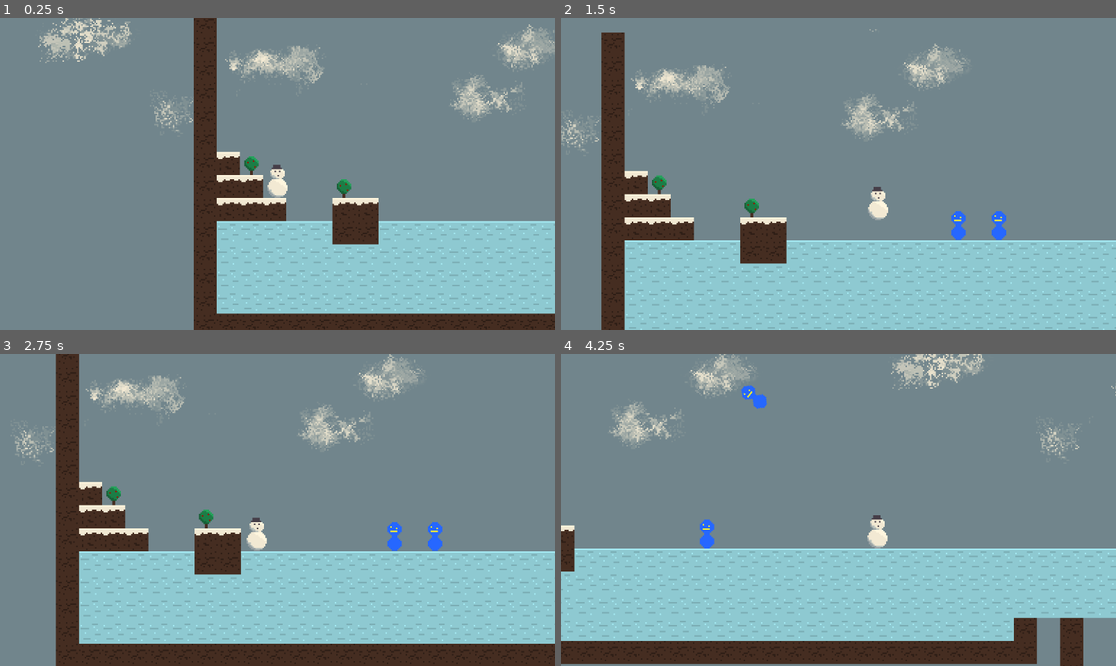
Above: before the commit, frames 1-4 (two rows, left to right).
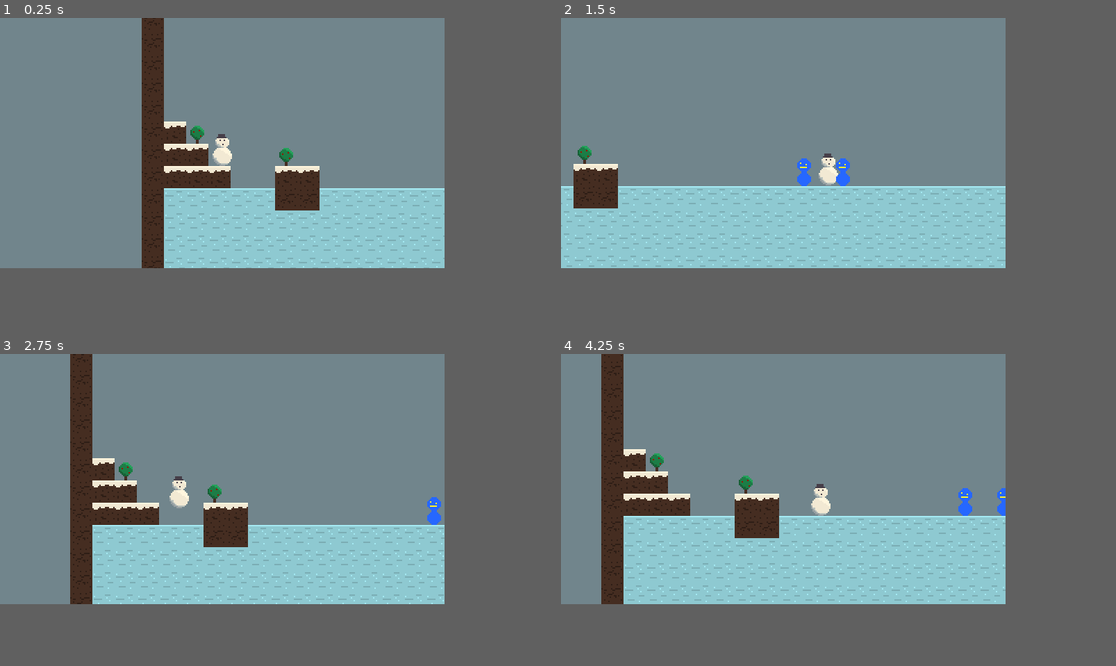
Above: after the commit, the same moments.

Repository: streebree/slickmode
Game: Godot game, scene res://scenes/areas/area.tscn
Two runs of this game, one before a commit and one after it. Both use one fixed random seed, a clock stepped at 60 frames per second and the inputs below.
Inputs (mouse positions are in pixels of both pictures, inside the frame that each line leads up to):
- Up to frame 1 (0.25 s): no input
- Up to frame 2 (1.5 s): tap Enter (ui_accept) at 0.5, 0.77, 0.8, 1.07, 1.35 s; move the mouse to (960, 158) at 0.52 s; hold Right (ui_right) from 0.53 s (still down); tap Shift (run) at 0.6 s; click (960, 158) at 0.67 s; move the mouse to (727, 189) at 1.27 s
- Up to frame 3 (2.75 s): tap Enter (ui_accept) at 1.52, 1.82, 2.3 s; tap Shift (run) at 1.55, 2.1 s; move the mouse to (333, 441) at 2.02 s; release Right (ui_right) at 2.03 s; hold Left (ui_left) from 2.03 s (still down)
- Up to frame 4 (4.25 s): move the mouse to (810, 572) at 2.77 s; release Left (ui_left) at 2.78 s; hold Right (ui_right) from 2.78 s (still down); tap F at 2.85 s; click (810, 572) at 2.92 s; tap Enter (ui_accept) at 3.02, 3.32, 3.77, 3.8, 4.07 s; tap Shift (run) at 3.05, 3.6 s; move the mouse to (1005, 556) at 3.52 s
In our replay, the window is 799x449 before the commit and 640x360 after it. These sizes can differ from the game's own. Grey fills any space a smaller window leaves; there, only what the larger window draws over its background counts as a difference.

The runs differ from the first frame. In frame 1, 35% of the frame differs, in the area x 6-100%, y 0-100%; in frame 2, 40%; in frame 3, 37%; in frame 4, 41%, in the area x 0-100%, y 0-100%.

Commit message:
Improve dashing

Diff:
--- a/slick-game/project.godot
+++ b/slick-game/project.godot
@@ -13,7 +13,14 @@
 config/name="SlickGame"
 run/main_scene="uid://cwwet1fh8wq47"
 config/features=PackedStringArray("4.6", "GL Compatibility")
+boot_splash/stretch_mode=4
 config/icon="res://icon.svg"
+
+[display]
+
+window/size/viewport_width=640
+window/size/viewport_height=360
+window/stretch/mode="canvas_items"
 
 [editor_plugins]
 
--- a/slick-game/scenes/areas/area.tscn
+++ b/slick-game/scenes/areas/area.tscn
@@ -51,7 +51,6 @@
 scroll_offset = Vector2(-449, -101)
 repeat_size = Vector2(480, 0)
 repeat_times = 3
-follow_viewport = false
 
 [node name="Sprite2D" type="Sprite2D" parent="Parallax2D" unique_id=21092772]
 z_index = -1
@@ -63,7 +62,6 @@
 scroll_offset = Vector2(-449, -101)
 repeat_size = Vector2(480, 0)
 repeat_times = 3
-follow_viewport = false
 
 [node name="Sprite2D2" type="Sprite2D" parent="Parallax2D2" unique_id=1741634255]
 texture = ExtResource("6_ag3m5")
@@ -74,7 +72,6 @@
 scroll_offset = Vector2(-449, -101)
 repeat_size = Vector2(480, 0)
 repeat_times = 3
-follow_viewport = false
 
 [node name="Sprite2D3" type="Sprite2D" parent="Parallax2D3" unique_id=1857026633]
 texture = ExtResource("7_aoiyj")
@@ -90,16 +87,16 @@
 position = Vector2(146, -22)
 
 [node name="Enemy3" parent="." unique_id=434226178 instance=ExtResource("8_aoiyj")]
-position = Vector2(482, 121)
+position = Vector2(475, 125)
 
 [node name="Enemy4" parent="." unique_id=1190469716 instance=ExtResource("8_aoiyj")]
-position = Vector2(516, 124)
+position = Vector2(529, 125)
 
 [node name="Enemy5" parent="." unique_id=1730459637 instance=ExtResource("8_aoiyj")]
-position = Vector2(552, 126)
+position = Vector2(583, 125)
 
 [node name="Enemy6" parent="." unique_id=1872232962 instance=ExtResource("8_aoiyj")]
-position = Vector2(587, 126)
+position = Vector2(635, 126)
 
 [node name="Enemy7" parent="." unique_id=670943870 instance=ExtResource("8_aoiyj")]
-position = Vector2(623, 125)
+position = Vector2(689, 126)
--- a/slick-game/scenes/enemy.gd
+++ b/slick-game/scenes/enemy.gd
@@ -4,8 +4,6 @@
 @onready var collision_shape: CollisionShape2D = $CollisionShape2D
 @onready var damage_collision: CollisionShape2D = $Area2D/CollisionShape2D
 @onready var character_body: CharacterBody2D = $"."
-
-const SPEED = -10.0
 
 var is_dead = false
 
@@ -14,22 +12,20 @@
 	if not is_dead and not is_on_floor():
 		velocity += get_gravity() * delta
 
-	velocity.x = SPEED
-
+	# When dying, they spin.
 	if is_dead:
 		sprite.rotation_degrees += 500 * delta
 
 	move_and_slide()
 
 func destroy(delta_x):
+	# When dying, they fly up in the air and to the direction you hit them.
 	if delta_x > 0:
-		velocity.x = 200
+		velocity.x = 400
 	else:
-		velocity.x = -200
+		velocity.x = -400
 	velocity.y = -150
 	is_dead = true
 
 	# When dying, they don't collide with anything.
 	character_body.collision_mask = 0
-
-	print("DO THING")
--- a/slick-game/scenes/snowman.gd
+++ b/slick-game/scenes/snowman.gd
@@ -5,6 +5,7 @@
 const SPEED = 300.0
 const JUMP_VELOCITY = -350.0
 const SPEED_CAP = 150.0
+const EXTRA_DASH_SPEED = 150.0
 
 var ice_collision_count = 0
 var prev_x_velocity = 0
@@ -20,26 +21,41 @@
 var dash_cooldown = 0.5
 var dash_cooldown_current = 0.0
 
+var is_jumping_off_ice = false
+
+func start_dash(direction):
+	dash_duration_current = dash_duration
+	sprite.rotation_degrees = 30
+	if direction == 0:
+		if velocity.x > 0:
+			velocity.x = SPEED_CAP + EXTRA_DASH_SPEED
+		elif velocity.x < 0:
+			velocity.x = -SPEED_CAP - EXTRA_DASH_SPEED
+	else:
+		velocity.x = (SPEED_CAP + EXTRA_DASH_SPEED) * direction
+
 func _physics_process(delta: float) -> void:
 	# Add the gravity.
 	if not is_on_floor():
 		velocity += get_gravity() * delta
 
+	# Decrease the dash cooldown.
 	if dash_cooldown_current > 0:
 		dash_cooldown_current -= delta
 
+	# Decrease dash time.
 	if dash_duration_current > 0:
 		dash_duration_current -= delta
 		if dash_duration_current <= 0:
 			# dash just ended:
 			sprite.rotation_degrees = 0
 			dash_cooldown_current = dash_cooldown
-			print("END DASH")
 
 
 	# Handle jump.
 	if Input.is_action_just_pressed("ui_accept") and is_on_floor():
 		velocity.y = JUMP_VELOCITY
+		is_jumping_off_ice = ice_collision_count > 0
 	# Letting go of jump makes you stop moving upward.
 	if Input.is_action_just_released("ui_accept") and velocity.y < 0:
 		velocity.y /= 3.0
@@ -49,33 +65,27 @@
 
 	if Input.is_action_just_pressed("run") and dash_cooldown_current <= 0 and dash_duration_current <= 0:
 		# dash just started:
-		dash_duration_current = dash_duration
-		sprite.rotation_degrees = 30
-		if direction == 0:
-			if velocity.x > 0:
-				velocity.x = SPEED_CAP
-			elif velocity.x < 0:
-				velocity.x = -SPEED_CAP
-		else:
-			velocity.x = SPEED_CAP * direction
-		print("START DASH")
+		start_dash(direction)
 
-	if is_on_wall():
+	# If you hit a wall and you're on ice or jumping from the ice, bounce off the wall to keep speed.
+	if is_on_wall() and (is_jumping_off_ice or ice_collision_count > 0):
 		velocity.x = -prev_x_velocity
-	if ice_collision_count == 0:
+	if ice_collision_count == 0 and (is_on_floor() or not is_jumping_off_ice):
 		if direction:
 			velocity.x += direction * SPEED * delta
 		elif is_on_floor():
 			velocity.x = move_toward(velocity.x, 0, delta * SPEED)
 
-	# Cap the speed
+	# If you're dashing, the speed cap is a little higher.
+	var current_speed_cap = SPEED_CAP + EXTRA_DASH_SPEED if dash_duration > 0 else SPEED_CAP
+	# Cap the speed, but change it slowly.
 	if absf(velocity.x) > SPEED_CAP:
 		if velocity.x > 0:
-			velocity.x = SPEED_CAP
+			velocity.x = move_toward(velocity.x, SPEED_CAP, delta * 300)
 		else:
-			velocity.x = -SPEED_CAP
+			velocity.x = move_toward(velocity.x, -SPEED_CAP, delta * 300)
 
-	prev_x_velocity  = velocity.x
+	prev_x_velocity = velocity.x
 
 	# Handle damage:
 	if damage_collision_count > 0:
@@ -108,12 +118,12 @@
 		delta_x_from_enemy_hit = body.position.x - position.x
 		damage_collision_count += 1
 	else:
-		# Else you're dashing:
-		print("body.name", body.name)
+		# Else you're dashing so destroy the enemy.
 		body.destroy(body.position.x - position.x)
 		# If you kill an enemy while dashing, you're dash time gets reset so you can chain them.
 		dash_duration_current = dash_duration
+		var direction := Input.get_axis("ui_left", "ui_right")
+		start_dash(direction)
 
 func _on_area_2d_2_body_exited(body: Node2D) -> void:
 	pass
-	# damage_collision_count -= 1
--- a/slick-game/scenes/snowman.tscn
+++ b/slick-game/scenes/snowman.tscn
@@ -34,7 +34,7 @@
 shape = SubResource("RectangleShape2D_0et35")
 
 [node name="Camera2D" type="Camera2D" parent="." unique_id=96300986]
-zoom = Vector2(3, 3)
+zoom = Vector2(2, 2)
 position_smoothing_enabled = true
 
 [node name="Area2D" type="Area2D" parent="." unique_id=2102958704]
Not shown, added: slick-game/builds/web/index.apple-touch-icon.png.import
Not shown, added: slick-game/builds/web/index.icon.png.import
Not shown, added: slick-game/builds/web/index.png.import
Not shown, changed: slick-game/export_presets.cfg
Not shown, added: slick-game/builds/web/index.apple-touch-icon.png
Not shown, added: slick-game/builds/web/index.audio.position.worklet.js
Not shown, added: slick-game/builds/web/index.audio.worklet.js
Not shown, added: slick-game/builds/web/index.html
Not shown, added: slick-game/builds/web/index.icon.png
Not shown, added: slick-game/builds/web/index.js
Not shown, added: slick-game/builds/web/index.pck
Not shown, added: slick-game/builds/web/index.png
(and 3 more such lines)
